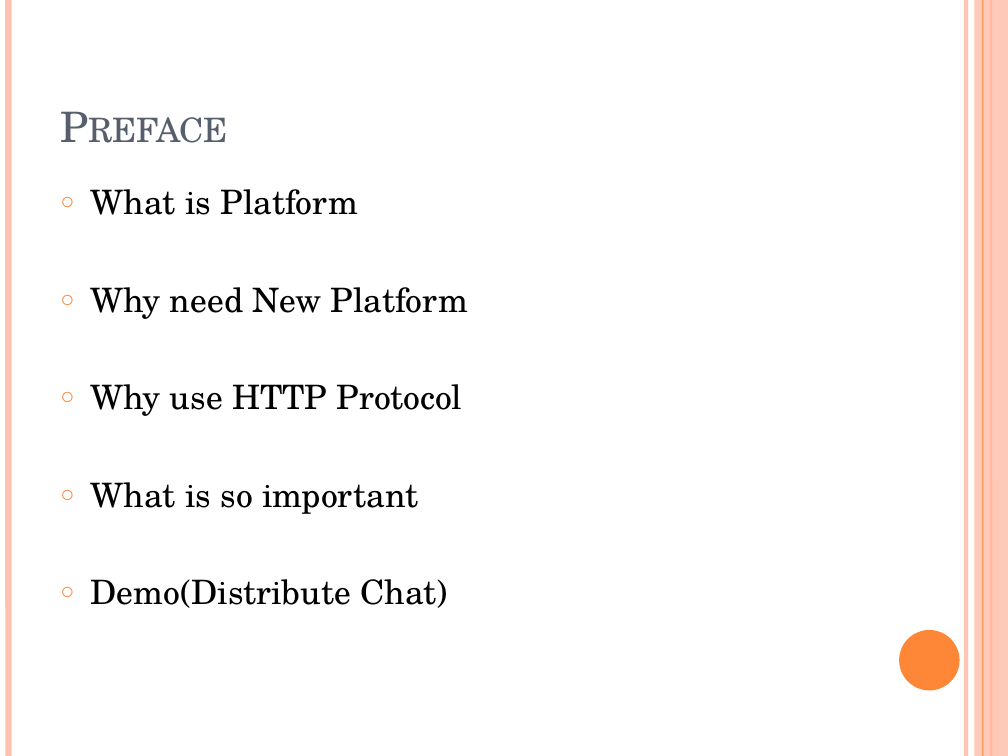
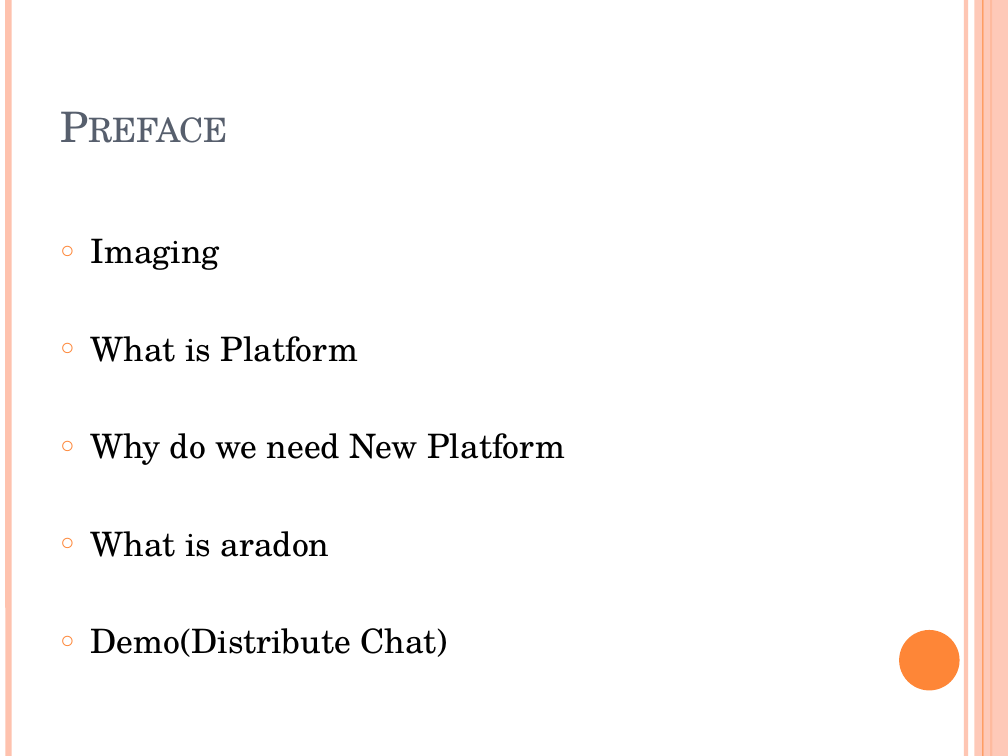
Before and after one commit to bleujin/aradon, a slide deck: slide 2 of resource/docs/ServicePlatformAradon.pptx. Drawn at 1008x756 pixels with LibreOffice and Linux fonts; fonts in the diff are those of the drawing. Boxes give left, top, right and bottom in pixels: in the first picture for what was removed or moved away, otherwise in the second. Text is boxed around its words. In the diff, an @@ line names an element or a change of style, - is before the commit and + after.

```diff
--- a/resource/docs/ServicePlatformAradon.pptx
+++ b/resource/docs/ServicePlatformAradon.pptx
@@ text at (x1=91, y1=238, x2=220, y2=270): paragraph added @@
+○ Imaging
@@ text at (x1=91, y1=433, x2=565, y2=557): text changed @@
-○ Why need New Platform
-○ Why use HTTP Protocol
-○ What is so important
+○ Why do we need New Platform
+○ What is aradon
```
Also in this commit, not shown: 5 other slides changed, 3 slides added, 2 slides removed, 10 other files.
